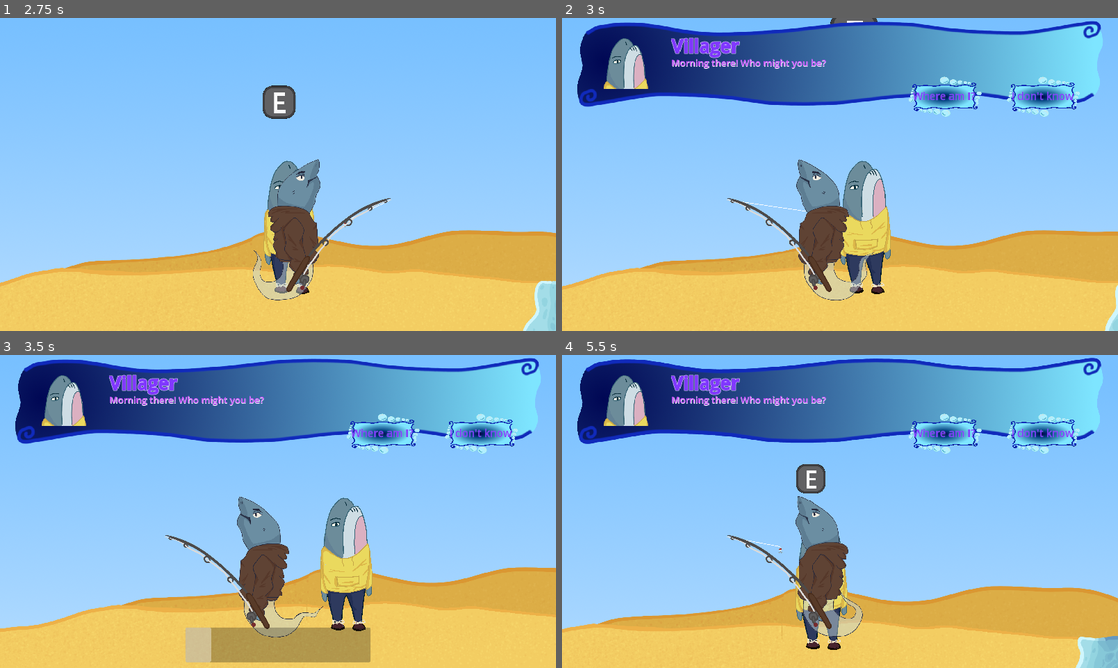
Above: before the commit, frames 1-4 (two rows, left to right).
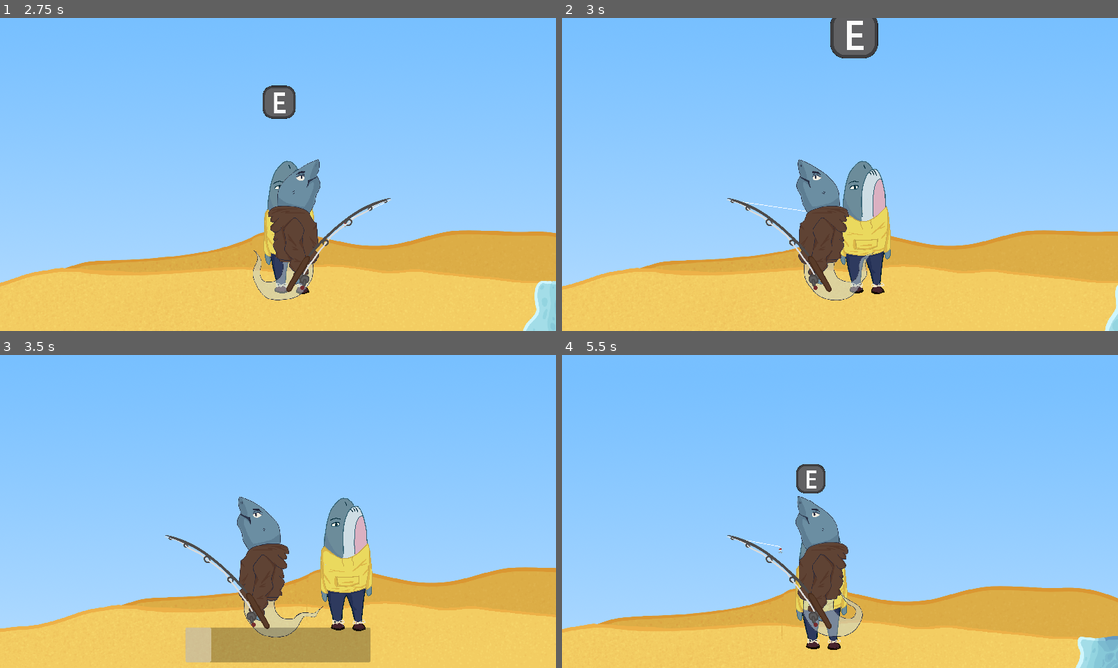
Above: after the commit, the same moments.

Repository: oDevvEn/Bubbles
Game: Godot game, scene res://scenes/main.tscn
The game is run twice, just before and just after one commit, with the same random seed, the same clock (stepped at 60 frames per second) and the same inputs. This scene is started directly instead of the project's main scene. The engine's default icon, where the game draws it, is replaced by a stand-in: a white triangle on a blue panel in a dark square.
Inputs:
- Up to frame 1 (2.75 s): click "meow" at 0.5 s; tap Enter at 1.25 s; hold E (interact) 1.28-2.03 s; hold D (moveRight) from 1.28 s (still down); tap Space (jump) at 1.52, 2.27 s; tap E (interact) at 2.1 s
- Up to frame 2 (3 s): release D (moveRight) at 2.78 s; hold A (moveLeft) from 2.78 s (still down); hold E (interact) from 2.78 s (still down)
- Up to frame 3 (3.5 s): keep holding A (moveLeft); keep holding E (interact)
- Up to frame 4 (5.5 s): release A (moveLeft) at 3.53 s; release E (interact) at 3.53 s; hold D (moveRight) 3.53-5.03 s; tap E (interact) at 3.6, 5.1 s; tap Space (jump) at 3.77, 4.52, 5.27 s; hold E (interact) 4.28-5.03 s; hold A (moveLeft) from 5.03 s (still down)

Frame 1 is identical in both runs. In frame 2, 21% of the frame differs, in the area x 2-98%, y 0-32%; in frame 3, 21%; in frame 4, 21%.
Error after the commit: Cannot call method 'instantiate' on a null value. (res://scripts/VillagerDialogue.gd:6)

Commit message:
Add files via upload

Diff:
--- a/Bubbles/scripts/VillagerDialogue.gd
+++ b/Bubbles/scripts/VillagerDialogue.gd
@@ -3,6 +3,7 @@
 @onready var dialogue : PackedScene = preload("res://scenes/dialogue.tscn") #debug
 const FISH = preload("res://assets/DialogueBoxFish4.png")
 var inCollider = false
+var d : CanvasLayer = dialogue.instantiate()
 
 func _on_interactive_ui_body_entered(body: Node2D) -> void:
 	inCollider = true
@@ -11,7 +12,6 @@
 
 func _process(delta: float) -> void:
 	if Input.is_action_pressed("interact") && inCollider == true:
-		var d : CanvasLayer = dialogue.instantiate()
 		d.setupDialogue(FISH, "Villager", "Morning there! Who might you be?")
 		d.setupButtons(["I don't know", "Where am I?"])
 		d.connect("click", First1)
@@ -22,13 +22,11 @@
 func First1(choice):
 	match choice:
 		0:
-			var d : CanvasLayer = dialogue.instantiate()
 			d.setupDialogue(FISH, "You seem confused, how's your memory holding up?")
 			d.setupButtons(["I can't think of anything", "Where am I?"])
 			d.connect("click", Intermediary)
 			add_child(d)
 		1:
-			var d : CanvasLayer = dialogue.instantiate()
 			d.setupDialogue(FISH, "Why, you're on Dock Island, of course!")
 			d.setupButtons(["What's that?"])
 			d.connect("click", Second2)
@@ -42,7 +40,6 @@
 			First1(1)
 
 func Second1():
-		var d : CanvasLayer = dialogue.instantiate()
 		d.setupDialogue(FISH, "Oh, you're fully gone. Wow! I haven't met a newbie before!")
 		d.setupButtons(["What's that supposed to mean?", "What's going on?"])
 		d.connect("click", Third1)
@@ -51,7 +48,6 @@
 
 
 func Second2(choice):
-		var d : CanvasLayer = dialogue.instantiate()
 		d.setupDialogue(FISH, "The main fishing island of this place. You've got the dock off to the west and the shop down to the east")
 		d.setupButtons(["You're a shark, why would you be fishing?"])
 		d.connect("click", Third2)
@@ -60,7 +56,6 @@
 func Third1(choice):
 	match choice:
 		0:
-			var d : CanvasLayer = dialogue.instantiate()
 			d.setupDialogue(FISH, "Oh, I meant no harm by it. Please don't take offense, I've just never met someone new here before!")
 			d.setupButtons(["What's going on?"])
 			d.connect("click", Fourth1)
@@ -69,31 +64,28 @@
 			Fourth1(0)
 
 func Fourth1(choice):
-		var d : CanvasLayer = dialogue.instantiate()
 		d.setupDialogue(FISH, "Right. We've all shown up here without any memory of what's going on. Supposedly, the only way to regain any memory is to get 'The Orb' and look through into it")
 		d.setupButtons(["And where is this orb?"])
 		d.connect("click", Fifth1)
 		add_child(d)
 
 func Fifth1(choice):
-		var d : CanvasLayer = dialogue.instantiate()
 		d.setupDialogue(FISH, "For just a few thousand coins in the shop!")
 		d.setupButtons(["Behind a pay wall, makes sense..."])
 		d.connect("click", Sixth1)
 		add_child(d)
 
 func Sixth1(choice):
-		var d : CanvasLayer = dialogue.instantiate()
 		d.setupDialogue(FISH, "Oh, don't worry. Look, here's a few coins. Go grab yourself a fishing rod and you can gather up some fish, and sell them at the shop to earn your thousands!")
 		d.setupButtons(["Alright then"])
 		d.connect("click", End)
 		add_child(d)
 
+
 func End():
-	pass
+	d.queue_free()
 
 func Third2(choice):
-			var d : CanvasLayer = dialogue.instantiate()
 			d.setupDialogue(FISH, "You seem confused, how's your memory holding up?")
 			d.setupButtons(["I can't think of anything"])
 			d.connect("click", Second1)
